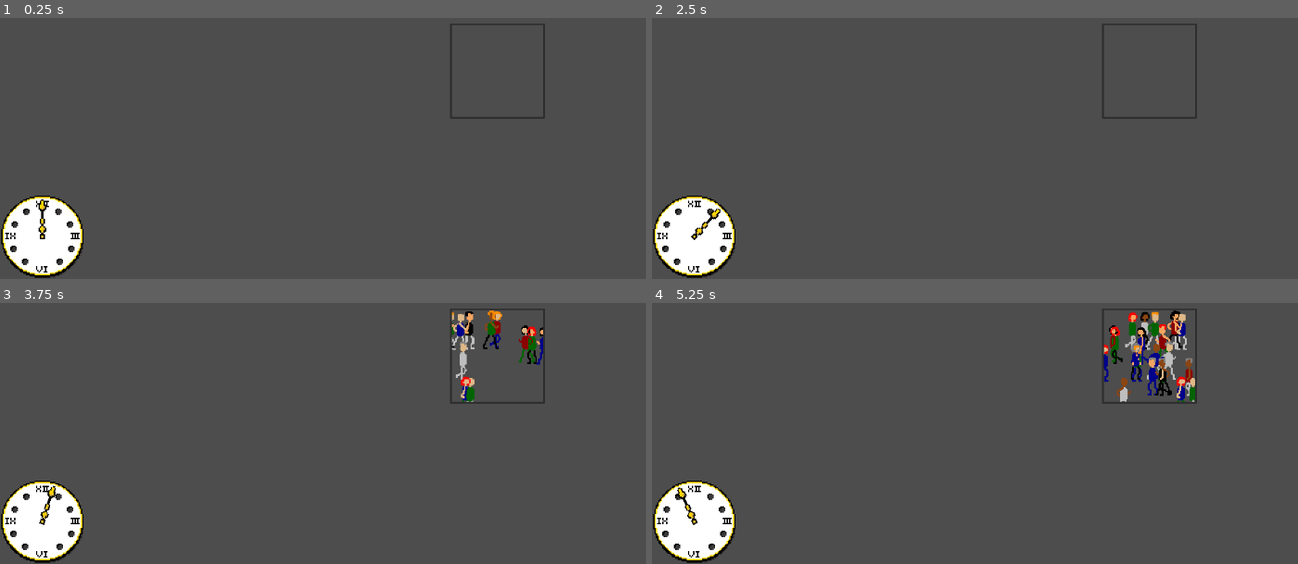
Above: before the commit, frames 1-4 (two rows, left to right).
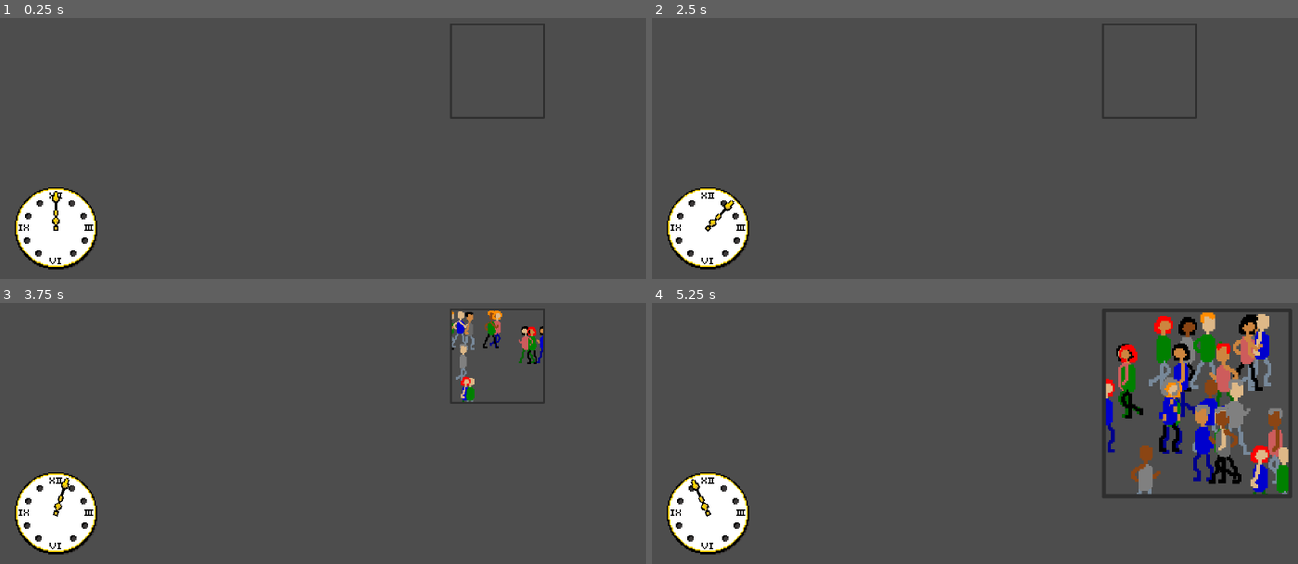
Above: after the commit, the same moments.

Repository: duckingg/GMTK-Heavenly-office
Game: Godot game, scene res://Assets/main.tscn
Two runs of this game, one before a commit and one after it. Both use one fixed random seed, a clock stepped at 60 frames per second and the inputs below.
Inputs (mouse positions are in pixels of both pictures, inside the frame that each line leads up to):
- Up to frame 1 (0.25 s): no input
- Up to frame 2 (2.5 s): tap Enter (ui_accept) at 0.5, 0.6, 0.77, 1.07, 1.35, 1.52, 1.82, 2.1 s; move the mouse to (1188, 49) at 0.52 s; hold Up (ui_up) 0.53-1.28 s; click (1188, 49) at 0.67 s; move the mouse to (1039, 44) at 1.27 s; hold Down (ui_down) 1.28-2.03 s; click (1039, 44) at 1.42 s; move the mouse to (1058, 46) at 2.02 s; hold Up (ui_up) from 2.03 s (still down); click (1058, 46) at 2.17 s
- Up to frame 3 (3.75 s): move the mouse to (445, 329) at 2.77 s; tap Enter (ui_accept) at 2.85, 3.02, 3.32, 3.6 s; click (445, 329) at 2.92 s; move the mouse to (439, 331) at 3.52 s; release Up (ui_up) at 3.53 s; hold Down (ui_down) from 3.53 s (still down); click (439, 331) at 3.67 s
- Up to frame 4 (5.25 s): keep holding Down (ui_down); tap Enter (ui_accept) at 3.77, 4.07, 4.35, 4.52, 4.82, 5.1 s; move the mouse to (1104, 331) at 4.27 s; click (1104, 331) at 4.42 s; move the mouse to (1168, 331) at 5.02 s; click (1168, 331) at 5.17 s

The runs differ from the first frame. In frame 1, 2.4% of the frame differs, in the area x 0-16%, y 64-100%; in frame 2, 2.4%; in frame 3, 3.3%; in frame 4, 14%, in the area x 0-99%, y 2-100%.

Commit message:
Clock bell, Panel scale, No 2 ppls are the same

Diff:
--- a/Assets/Clock.tscn
+++ b/Assets/Clock.tscn
@@ -4,11 +4,13 @@
 [ext_resource type="Script" uid="uid://ckpfbpuv07ouw" path="res://Scripts/Clock.gd" id="2_qj2jc"]
 [ext_resource type="Texture2D" uid="uid://c1xsd7fu6tkvs" path="res://Sprites/clock arm.png" id="3_1ubeg"]
 [ext_resource type="AudioStream" uid="uid://dh7e08056h4lb" path="res://Sounds/dragon-studio-clock-ticking-sfx-467486.mp3" id="4_1ubeg"]
+[ext_resource type="AudioStream" uid="uid://bdvc0tu2b62s8" path="res://Sounds/freesound_community-old-church-bell-6298.mp3" id="5_yagfh"]
 
 [node name="Clock" type="Sprite2D" unique_id=993132611]
 texture_filter = 1
 texture = ExtResource("1_qj2jc")
 script = ExtResource("2_qj2jc")
+original_scale = 2
 
 [node name="Second_hand" type="Sprite2D" parent="." unique_id=2104889403]
 texture_filter = 1
@@ -18,3 +20,7 @@
 [node name="AudioStreamPlayer" type="AudioStreamPlayer" parent="." unique_id=1016497904]
 stream = ExtResource("4_1ubeg")
 volume_db = -6.0
+
+[node name="BELL" type="AudioStreamPlayer" parent="." unique_id=673890728]
+stream = ExtResource("5_yagfh")
+volume_db = 6.0
--- a/Assets/main.tscn
+++ b/Assets/main.tscn
@@ -1,15 +1,13 @@
 [gd_scene format=3 uid="uid://dt8uian6uijn"]
 
 [ext_resource type="PackedScene" uid="uid://dxkokcej7bbgl" path="res://Assets/Clock.tscn" id="1_fhhcb"]
+[ext_resource type="Script" uid="uid://cgrs0bytb2hos" path="res://Scripts/panel.gd" id="1_h46cc"]
 [ext_resource type="PackedScene" uid="uid://dax3icskph0gg" path="res://Assets/minigame_1.tscn" id="2_yjg56"]
 
 [node name="Main" type="Node2D" unique_id=1996568878]
 
-[node name="Clock" parent="." unique_id=993132611 instance=ExtResource("1_fhhcb")]
-position = Vector2(500, -286)
-
 [node name="Camera2D" type="Camera2D" parent="." unique_id=526821664]
-position = Vector2(755, -415)
+position = Vector2(-293, -167)
 zoom = Vector2(2, 2)
 
 [node name="CanvasLayer" type="CanvasLayer" parent="." unique_id=1102488445]
@@ -22,6 +20,7 @@
 offset_bottom = 623.8005
 scale = Vector2(0.395, 0.395)
 mouse_filter = 1
+script = ExtResource("1_h46cc")
 
 [node name="SubViewportContainer" type="SubViewportContainer" parent="CanvasLayer/Panel" unique_id=309560938]
 texture_filter = 1
@@ -39,3 +38,12 @@
 render_target_update_mode = 4
 
 [node name="Minigame1" parent="CanvasLayer/Panel/SubViewportContainer/SubViewport" unique_id=1364003204 instance=ExtResource("2_yjg56")]
+
+[node name="CanvasLayer2" type="CanvasLayer" parent="." unique_id=1708058102]
+
+[node name="Clock" parent="CanvasLayer2" unique_id=993132611 instance=ExtResource("1_fhhcb")]
+position = Vector2(87, 569)
+scale = Vector2(2, 2)
+
+[connection signal="mouse_entered" from="CanvasLayer/Panel" to="CanvasLayer/Panel" method="_on_mouse_entered"]
+[connection signal="mouse_exited" from="CanvasLayer/Panel" to="CanvasLayer/Panel" method="_on_mouse_exited"]
--- a/Scripts/Clock.gd
+++ b/Scripts/Clock.gd
@@ -3,11 +3,13 @@
 @export var Tick_start_time = 30
 @export var scale_start_time = 15.0
 @export var scale_stop_time = 5.0
+@export var original_scale = 3
 
 @onready var second_hand = $Second_hand
 
 var second = 0
 var time = 60.0
+var game_over = false
 
 var current_tween : Tween
 var editing = false
@@ -19,10 +21,15 @@
 	if editing == false:
 		second += delta
 
-		if second >= 1:
+		if second >= 1 and time > 0:
+			game_over = false
 			second = 0
 			time -= 1
 			time_update("normal")
+		elif time <= 0 and game_over == false:
+			game_over = true
+			$BELL.play()
+			$AudioStreamPlayer.stop()
 
 	if Input.is_action_just_pressed("ui_up"):
 		time += 10
@@ -63,7 +70,8 @@
 			current_tween.tween_property(
 				self,
 				"scale",
-				Vector2( scale_start_time/time , scale_start_time/time ),
+				Vector2( original_scale * (scale_start_time/time) ,
+				 original_scale * (scale_start_time/time) ),
 				0.9
 			)
 		elif time > scale_start_time:
@@ -72,16 +80,17 @@
 			current_tween.tween_property(
 				self,
 				"scale",
-				Vector2( 1, 1 ),
+				Vector2( original_scale, original_scale ),
 				0.9
 			)
 		elif time < scale_stop_time:
-			$AudioStreamPlayer.volume_linear = 1
+			$AudioStreamPlayer.volume_linear = scale_start_time/scale_stop_time
 			current_tween.parallel()
 			current_tween.tween_property(
 				self,
 				"scale",
-				Vector2( scale_start_time/scale_stop_time , scale_start_time/scale_stop_time ),
+				Vector2( original_scale * (scale_start_time/scale_stop_time),
+				original_scale * (scale_start_time/scale_stop_time) ),
 				0.9
 			)
 
--- a/Scripts/minigame_1.gd
+++ b/Scripts/minigame_1.gd
@@ -2,6 +2,8 @@
 
 @export var max_speed = 2.0
 @export var min_speed = 0.5
+
+var person_codes = []
 
 var ID = 1
 var spawn_dealy : float
@@ -45,3 +47,11 @@
 		person_speed = randf_range( min_speed , max_speed)
 		$spawners/Spawner5.spawn_person("R-L", person_speed, ID, 25)
 		ID += 1
+
+
+func update_person_codes(code):
+	if code not in person_codes:
+		person_codes.append(code)
+		return true
+	elif code in person_codes:
+		return false
--- /dev/null
+++ b/Scripts/panel.gd
@@ -0,0 +1,20 @@
+extends Panel
+
+var hover_tween: Tween
+
+var original_scale = $".".scale
+
+func _on_mouse_entered() -> void:
+	if hover_tween:
+		hover_tween.kill()
+
+	hover_tween = create_tween()
+	hover_tween.tween_property(self, "scale", 2 * original_scale , 0.15)
+
+
+func _on_mouse_exited() -> void:
+	if hover_tween:
+		hover_tween.kill()
+
+	hover_tween = create_tween()
+	hover_tween.tween_property(self, "scale", original_scale, 0.15)
--- a/Scripts/person.gd
+++ b/Scripts/person.gd
@@ -11,6 +11,10 @@
 
 var person_code : int
 
+@export var lifetime: int
+@export var direction:  String
+@export var speed: float
+@export var person_ID: int
 
 func _ready() -> void:
 	randomize()
@@ -21,8 +25,28 @@
 	var e : int = randi_range(1, 2) # Arm type
 	var f : int = randi_range(1, 5) # Leg color
 
+	spawn_person(a,b,c,d,e,f, "walk")
+
+	if direction == "R-L":
+		$Node/hands.flip_h = true
+		$Node/legs.flip_h = true
+		$Node/hair.flip_h = true
+		$Node/head.flip_h = true
+		$Node/body.flip_h = true
+
+	z_index = $".".global_position.y
+	await get_tree().create_timer(lifetime).timeout
+	queue_free()
+
+func spawn_person(a,b,c,d,e,f, mode):
 	var shirt_color
 	var head_color
+
+	if mode == "pause":
+		$Node/hands.pause()
+		$Node/legs.pause()
+	elif mode == "walk":
+		pass
 
 	if a == 2:
 		$Node/hair.texture = body_parts["hair_1"]
@@ -42,27 +66,27 @@
 		$Node/head.modulate = Color.BURLYWOOD
 		head_color = "BURLYWOOD"
 	elif c == 2:
-		$Node/head.modulate = Color.SANDY_BROWN
-		head_color = "SANDY_BROWN"
+		$Node/head.modulate = Color.PERU
+		head_color = "PERU"
 	elif c == 3:
 		$Node/head.modulate = Color.SADDLE_BROWN
 		head_color = "SADDLE_BROWN"
 
 	if d == 1:
-		$Node/body.modulate = Color.GRAY
-		shirt_color = "GRAY"
+		$Node/body.modulate = Color.WEB_GRAY
+		shirt_color = "WEB_GRAY"
 	elif d == 2:
-		$Node/body.modulate = Color.DARK_RED
-		shirt_color = "DARK_RED"
+		$Node/body.modulate = Color.INDIAN_RED
+		shirt_color = "INDIAN_RED"
 	elif d == 3:
-		$Node/body.modulate = Color.DARK_GREEN
-		shirt_color = "DARK_GREEN"
+		$Node/body.modulate = Color.WEB_GREEN
+		shirt_color = "WEB_GREEN"
 	elif d == 4:
-		$Node/body.modulate = Color.DARK_BLUE
-		shirt_color = "DARK_BLUE"
+		$Node/body.modulate = Color.MEDIUM_BLUE
+		shirt_color = "MEDIUM_BLUE"
 	elif d == 5:
-		$Node/body.modulate = Color.BLACK
-		shirt_color = "BLACK"
+		$Node/body.modulate = Color.DIM_GRAY
+		shirt_color = "DIM_GRAY"
 
 	if e == 1:
 		$Node/hands.modulate = Color.from_string(shirt_color, Color.WHITE)
@@ -70,7 +94,7 @@
 		$Node/hands.modulate = Color.from_string(head_color, Color.WHITE)
 
 	if f == 1:
-		$Node/legs.modulate = Color.GRAY
+		$Node/legs.modulate = Color.LIGHT_SLATE_GRAY
 	if f == 2:
 		$Node/legs.modulate = Color.DARK_RED
 	if f == 3:
@@ -80,14 +104,8 @@
 	if f == 5:
 		$Node/legs.modulate = Color.BLACK
 
-	z_index = $".".global_position.y
-	await get_tree().create_timer(lifetime).timeout
-	queue_free()
+	person_code = int( str(a) + str(b) + str(c) + str(d) + str(e) + str(f) )
 
-@export var lifetime: int
-@export var direction:  String
-@export var speed: float
-@export var person_ID: int
 
 func _process(delta: float) -> void:
 	$Node/hands.speed_scale = speed
@@ -103,5 +121,6 @@
 		$Node/body.flip_h = true
 
 func _on_area_2d_input_event(viewport: Node, event: InputEvent, shape_idx: int) -> void:
-	if Input.is_mouse_button_pressed(MOUSE_BUTTON_LEFT):
-		print(person_ID)
+	if event is InputEventMouseButton:
+		if event.button_index == MOUSE_BUTTON_LEFT and event.pressed:
+				print(person_code)
--- a/Scripts/spawner.gd
+++ b/Scripts/spawner.gd
@@ -2,9 +2,11 @@
 
 @export var person_scean: PackedScene
 
+var person_code
+
 func spawn_person( direction, speed, Person_ID, lifetime):
 	randomize()
-	var rand = randf_range(-5,5)
+	var rand = randi_range(-5,5)
 	var person = person_scean.instantiate()
 	person.lifetime = lifetime
 	person.direction = direction
@@ -12,3 +14,11 @@
 	person.person_ID = Person_ID
 	add_child(person)
 	person.position = Vector2(0,rand)
+	person_code = person.person_code
+	var verification = await $".".get_parent().get_parent().update_person_codes(person_code)
+
+	if verification == true:
+		pass
+	elif verification == false:
+		person.queue_free()
+		print("Copy detected and destroyed")
Not shown, added: Scripts/panel.gd.uid
Not shown, added: Sounds/freesound_community-old-church-bell-6298.mp3.import
Not shown, added: Sounds/freesound_community-old-church-bell-6298.mp3
